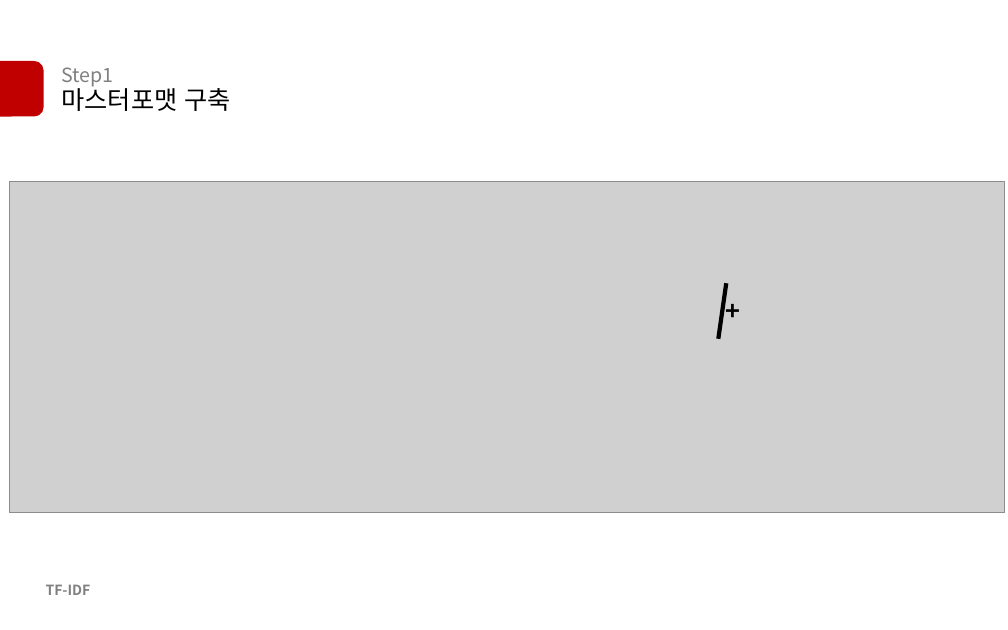
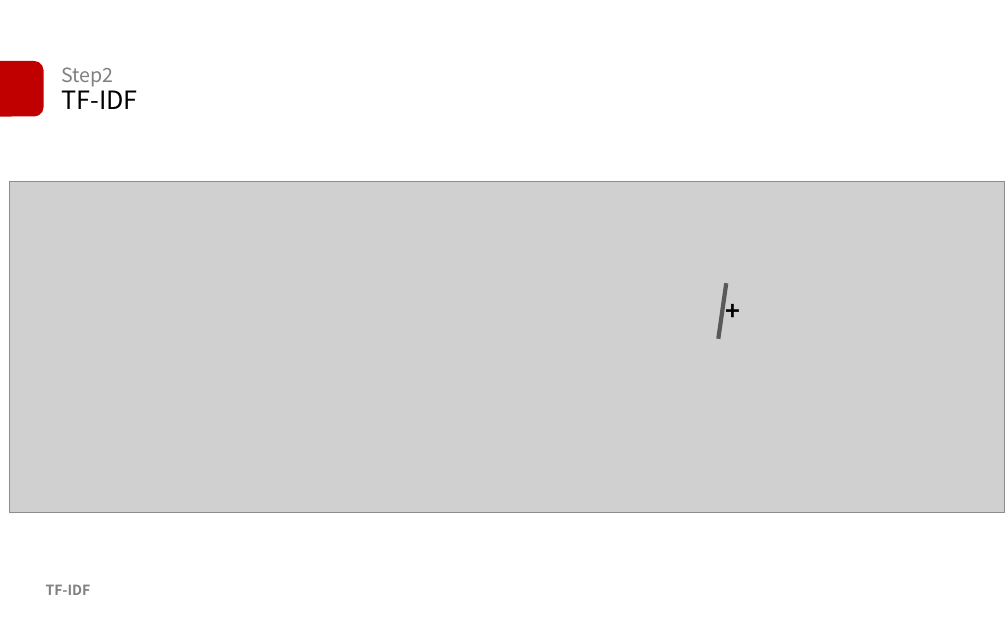
Before and after one commit to yeonsikC/KISTI-NLP_mapping, a slide deck: slide 5 of 1-2마스터포멧_SVM.pptx. Drawn at 1008x630 pixels with LibreOffice and Linux fonts; fonts in the diff are those of the drawing; grey boxes stand for pictures. Boxes give left, top, right and bottom in pixels: in the first picture for what was removed or moved away, otherwise in the second. Text is boxed around its words. In the diff, an @@ line names an element or a change of style, - is before the commit and + after.

```diff
--- a/1-2마스터포멧_SVM.pptx
+++ b/1-2마스터포멧_SVM.pptx
@@ text at (61, 67, 113, 87): text changed @@
-Step1
+Step2
@@ text at (61, 84, 137, 109): text changed @@
-마스터포맷 구축
+TF-IDF
@@ line (726, 283) - (719, 339): stroke #000000 3 pt to #595959 3 pt @@
```
Also in this commit, not shown: 6 other slides changed.
